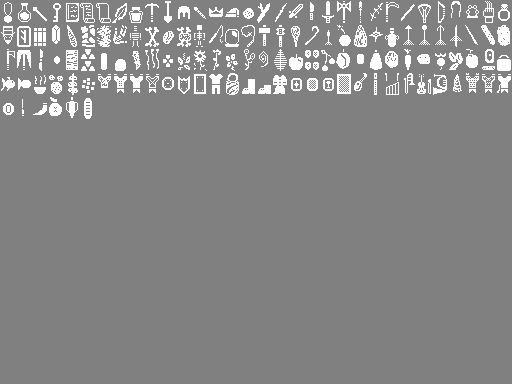
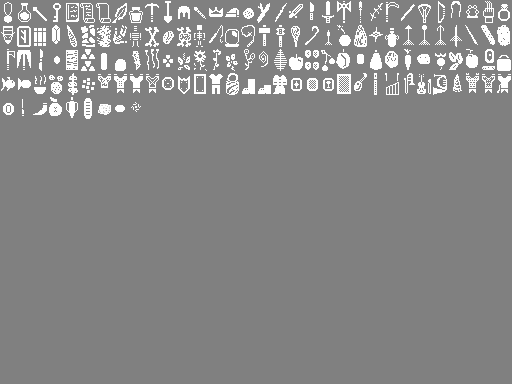
Layered file, before and after one edit (512×384). Changes by layer:
painted on "Background" over [98, 102, 141, 115]
